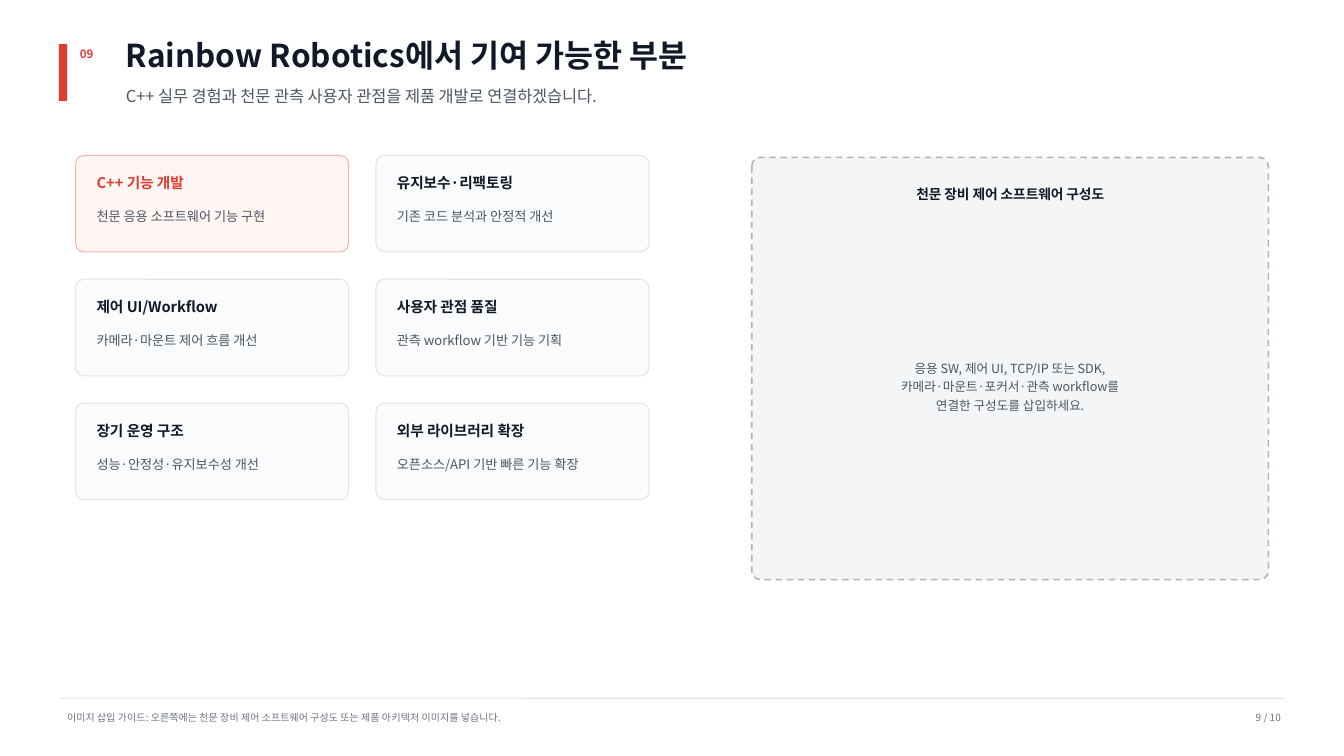
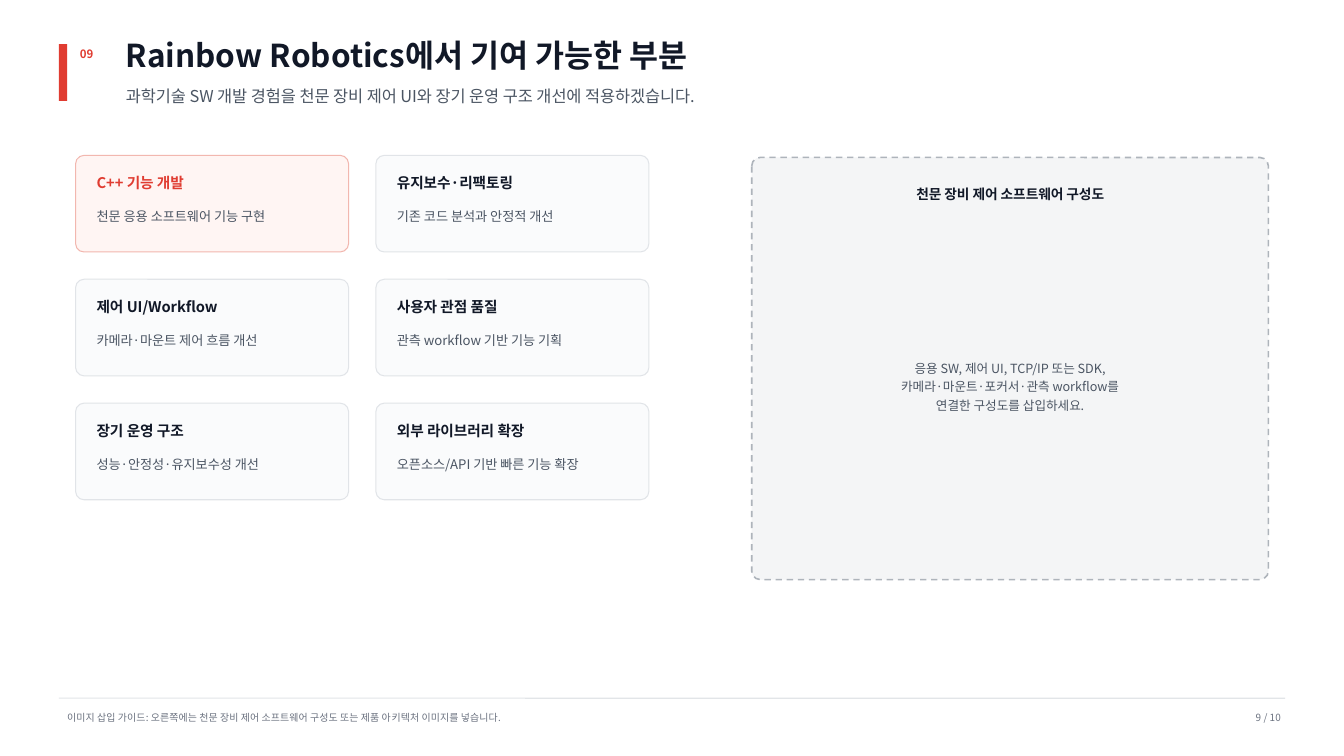
Before and after one commit to squallseo/Nina.Manualfocuser, a slide deck: slide 9 of docs/portfolio/Rainbow_Robotics_Astronomy_Portfolio.pptx. Drawn at 1344x756 pixels with LibreOffice and Linux fonts; fonts in the diff are those of the drawing. Boxes give left, top, right and bottom in pixels: in the first picture for what was removed or moved away, otherwise in the second. Text is boxed around its words. In the diff, an @@ line names an element or a change of style, - is before the commit and + after.

```diff
--- a/docs/portfolio/Rainbow_Robotics_Astronomy_Portfolio.pptx
+++ b/docs/portfolio/Rainbow_Robotics_Astronomy_Portfolio.pptx
@@ text at [126,88,694,104]: text changed @@
-C++ 실무 경험과 천문 관측 사용자 관점을 제품 개발로 연결하겠습니다.
+과학기술 SW 개발 경험을 천문 장비 제어 UI와 장기 운영 구조 개선에 적용하겠습니다.
```
Also in this commit, not shown: 8 other slides changed.
